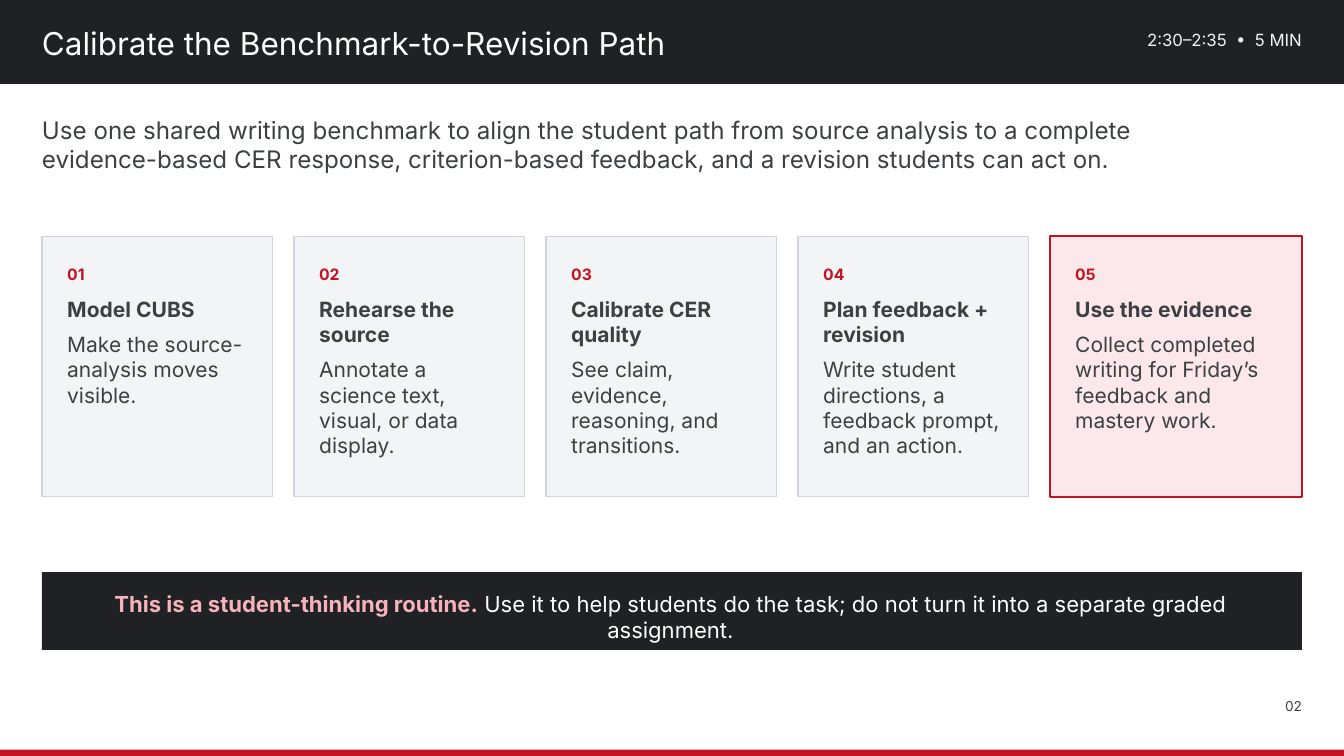
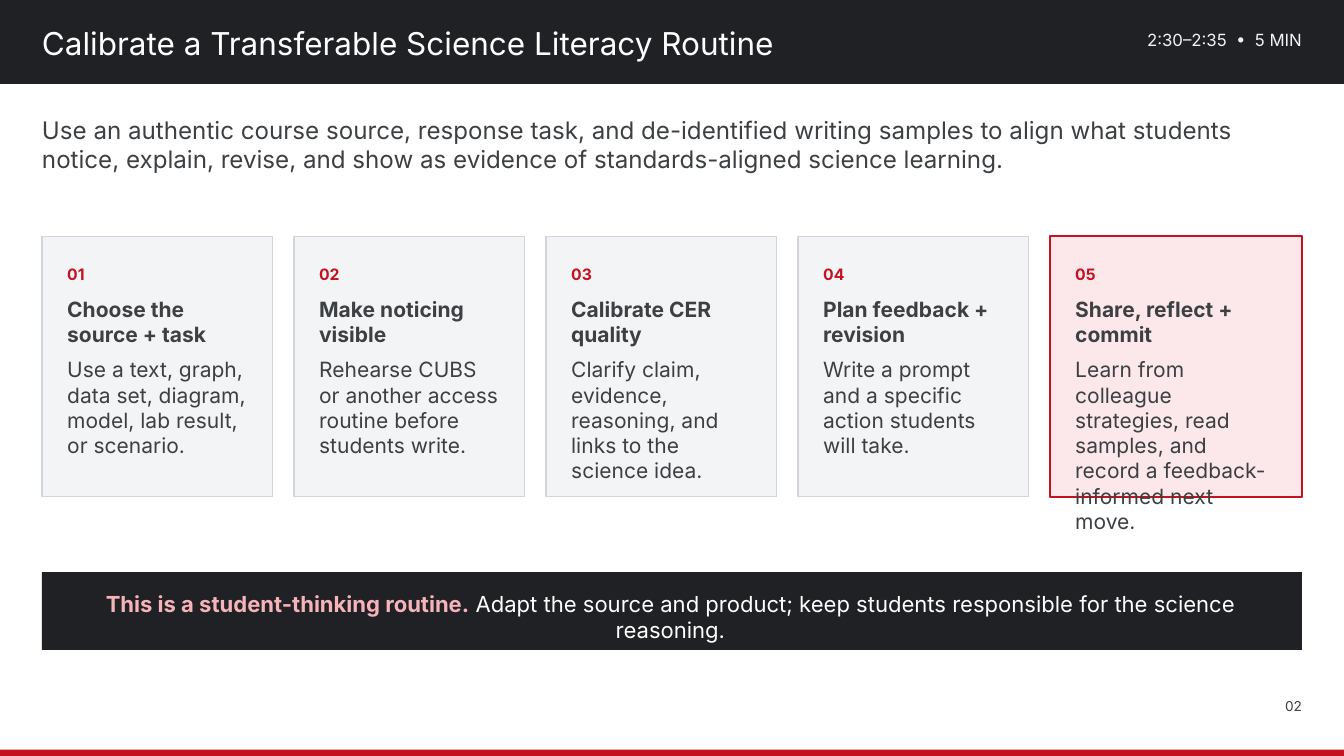
Before and after one commit to nbhs-science/nbhs-science, a slide deck: slide 2 of assets/plc/2026-10-28_Science_Department_PD_Strengthening_Science_Literacy.pptx. Drawn at 1344x756 pixels with LibreOffice and Linux fonts; fonts in the diff are those of the drawing. Boxes give left, top, right and bottom in pixels: in the first picture for what was removed or moved away, otherwise in the second. Text is boxed around its words. In the diff, an @@ line names an element or a change of style, - is before the commit and + after.

Commit message:
Finalize Oct. 28 Science Literacy PD materials
Update the all-science-course PD deck and one-page agenda; add the LIT-aligned reflection and next-steps sheet in printable and editable formats; include CUBS, color-coded CER, de-identified writing-sample analysis, and teacher strategy sharing.

```diff
--- a/assets/plc/2026-10-28_Science_Department_PD_Strengthening_Science_Literacy.pptx
+++ b/assets/plc/2026-10-28_Science_Department_PD_Strengthening_Science_Literacy.pptx
@@ text at (42,31,773,62): text changed @@
-Calibrate the Benchmark-to-Revision Path
+Calibrate a Transferable Science Literacy Routine
@@ text at (42,120,1231,173): text changed @@
-Use one shared writing benchmark to align the student path from source analysis to a complete evidence-based CER response, criterion-based feedback, and a revision students can act on.
+Use an authentic course source, response task, and de-identified writing samples to align what students notice, explain, revise, and show as evidence of standards-aligned science learning.
@@ text at (67,301,246,453): text changed @@
-Model CUBS
-Make the source-analysis moves visible.
+Choose the source + task
+Use a text, graph, data set, diagram, model, lab result, or scenario.
@@ text at (319,301,498,454): text changed @@
-Rehearse the source
-Annotate a science text, visual, or data display.
+Make noticing visible
+Rehearse CUBS or another access routine before students write.
@@ text at (1075,301,1266,530): text changed @@
-Use the evidence
-Collect completed writing for Friday’s feedback and mastery work.
+Share, reflect + commit
+Learn from colleague strategies, read samples, and record a feedback-informed next move.
@@ text at (571,361,718,479): text changed @@
-See claim, evidence, reasoning, and transitions.
+Clarify claim, evidence, reasoning, and links to the science idea.
@@ text at (823,361,976,453): text changed @@
-Write student directions, a feedback prompt, and an action.
+Write a prompt and a specific action students will take.
@@ text at (106,595,1235,643): text changed @@
-This is a student-thinking routine. Use it to help students do the task; do not turn it into a separate graded assignment.
+This is a student-thinking routine. Adapt the source and product; keep students responsible for the science reasoning.
```
Also in this commit, not shown: 8 other slides changed, 3 other files.
